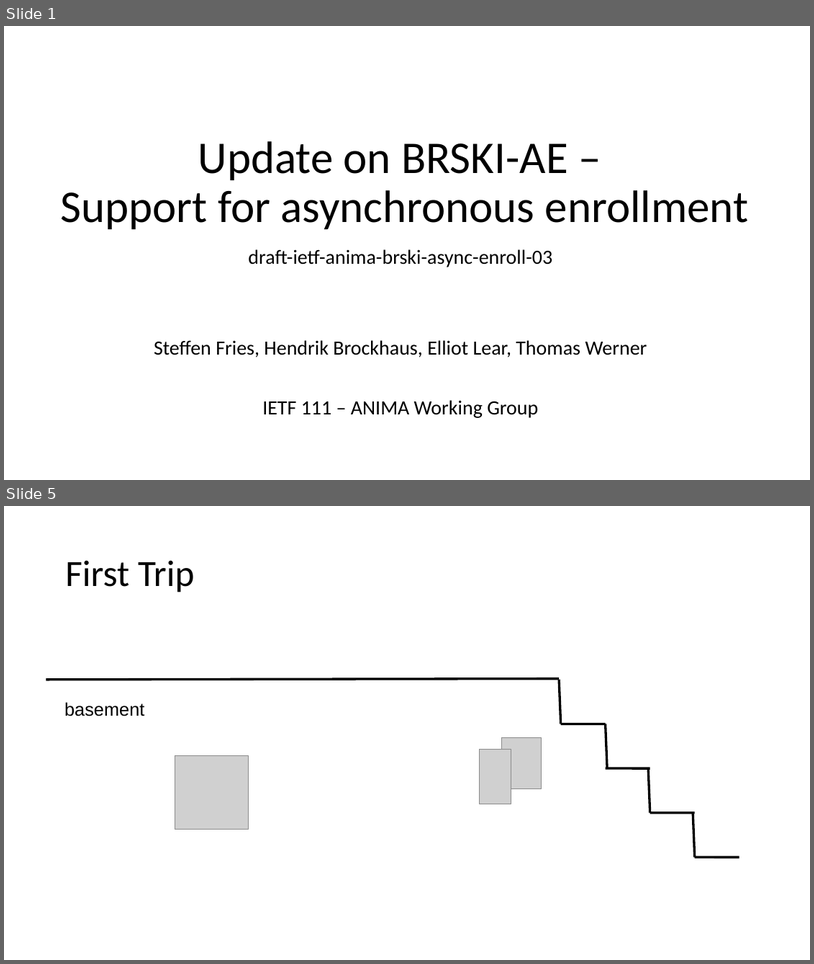
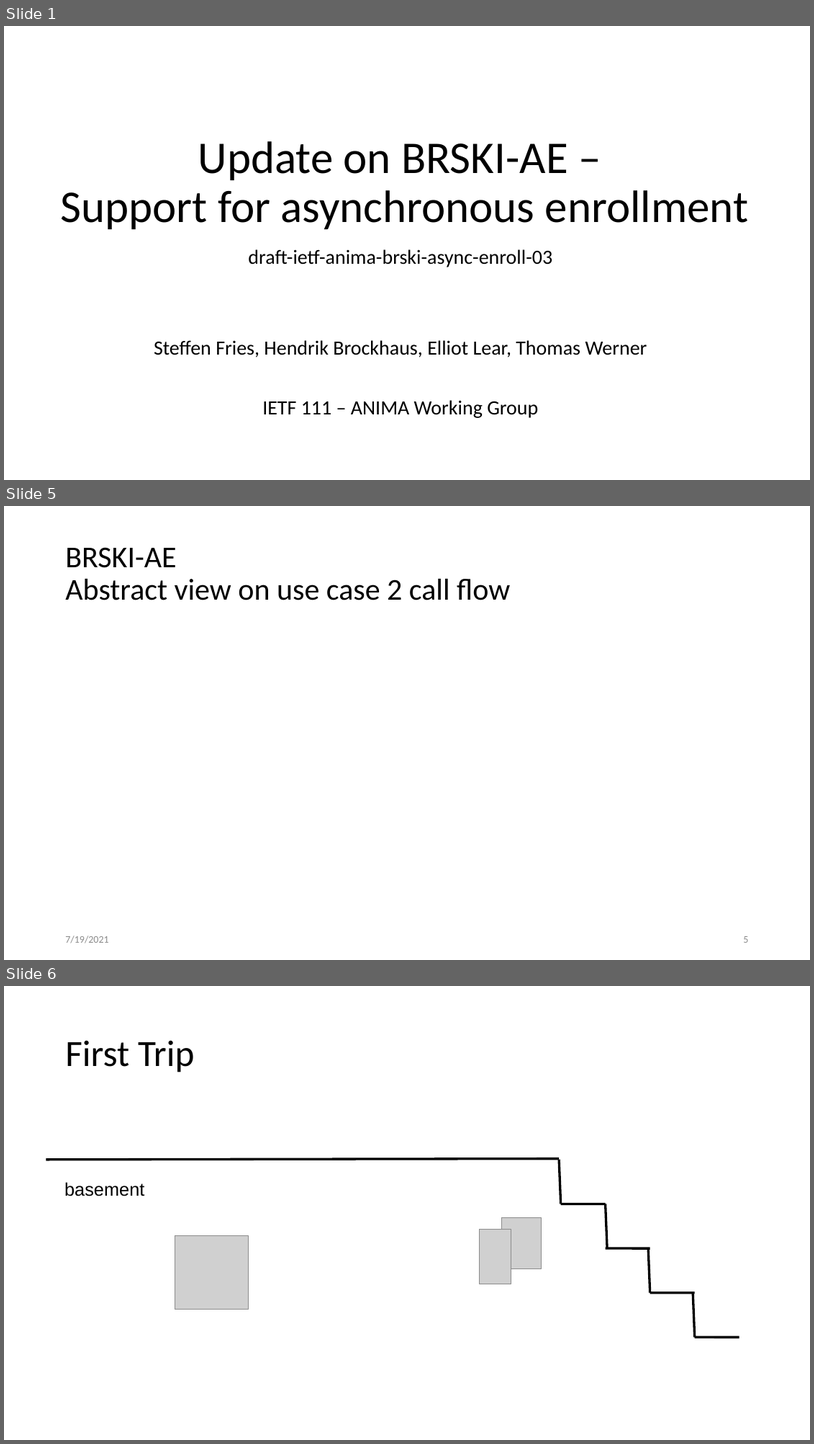
Before and after one commit to anima-wg/anima-brski-ae, a slide deck: presentations/slides-111-BRSKI-AE.pptx. Shown one above the other, each under a label of ours: slides 1 and 5 before the commit, slides 1, 5 and 6 after it; the slides between them are not shown. The pictures are 814x964 and 814x1444 pixels, drawn with LibreOffice and Linux fonts; fonts in the diff are those of the drawing; grey boxes stand for pictures. Boxes give left, top, right and bottom in pixels: in the first picture for what was removed or moved away, otherwise in the second. Text is boxed around its words. In the diff, an @@ line names an element or a change of style, - is before the commit and + after.

Commit message:
updated slides with use case 2 specifics, included split proposal

```diff
--- a/presentations/slides-111-BRSKI-AE.pptx
+++ b/presentations/slides-111-BRSKI-AE.pptx
@@ slide 5 added at (4, 506, 810, 960), background #FFFFFF @@
@@ title added at (65, 547, 510, 600), 36 pt, text #000000 @@
+BRSKI-AE
+Abstract view on use case 2 call flow
@@ text added at (65, 935, 108, 943), 12 pt, text #8C8C8C @@
+7/19/2021
@@ page number added at (743, 936, 748, 942), 12 pt, text #8C8C8C @@
+5
@@ what was slide 5 is now slide 6 @@
```
Also in this commit, not shown: 23 slides changed, 1 other slide added.
